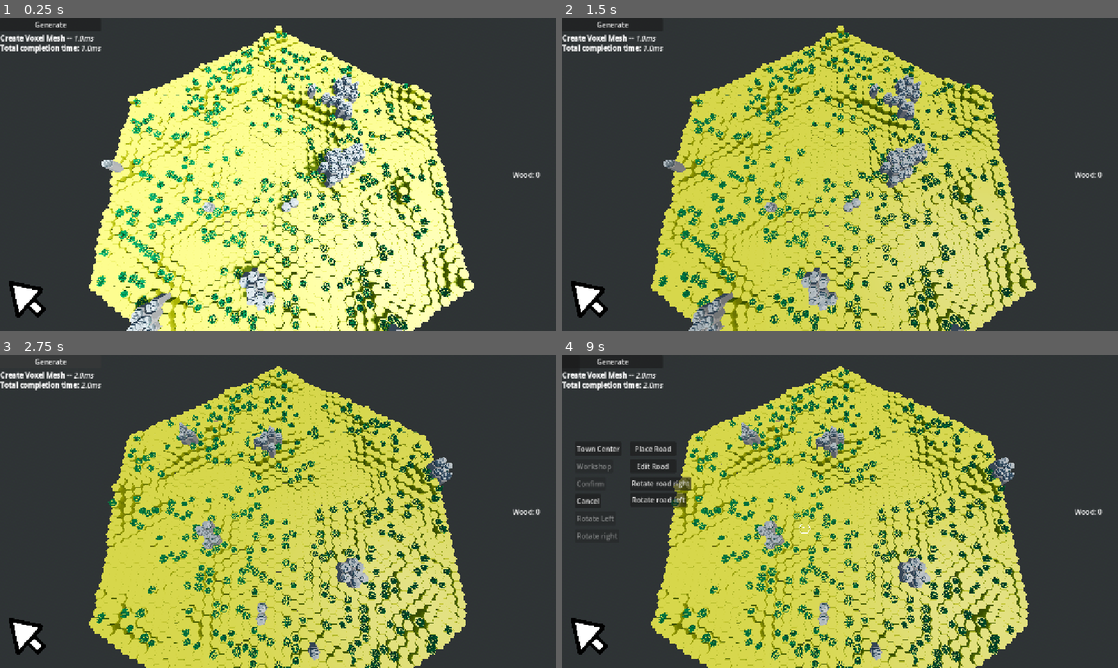
Above: before the commit, frames 1-4 (two rows, left to right).
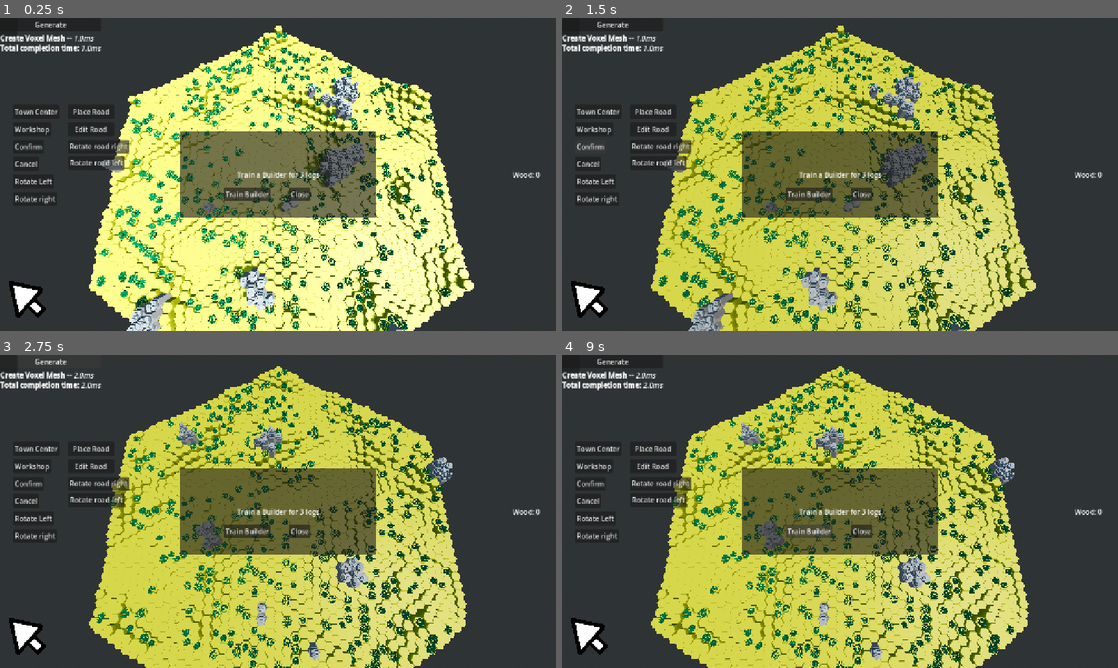
Above: after the commit, the same moments.

Repository: forzinkahd/HexaKingdomGameRepo
Game: Godot game, scene res://Scenes/GameScene.tscn
Same seed, same stepped clock (60 frames per second), same inputs: the game is played once before the commit and once after it.
Inputs (mouse positions are in pixels of both pictures, inside the frame that each line leads up to):
- Up to frame 1 (0.25 s): no input
- Up to frame 2 (1.5 s): click (589, 146) at 0.5 s, where only the run after the commit has a clickable "Confirm"; click (589, 146) at 1.25 s, where only the run after the commit has a clickable "Confirm"
- Up to frame 3 (2.75 s): click "Generate" at 2 s
- Up to frame 4 (9 s): click (600, 448) at 2.75 s, where only the run after the commit has a clickable "Town Center"; click (595, 467) at 3.5 s, where only the run after the commit has a clickable "Workshop"; click (595, 517) at 4.25 s, where only the run after the commit has a clickable "Rotate Left"; click (595, 536) at 5 s, where only the run after the commit has a clickable "Rotate right"; click (650, 448) at 5.75 s, where only the run after the commit has a clickable "Place Road"; click (650, 467) at 6.5 s, where only the run after the commit has a clickable "Edit Road"; click (662, 483) at 7.25 s, where only the run after the commit has a clickable "Rotate road right"; click (656, 498) at 8 s, where only the run after the commit has a clickable "Rotate road left"; click (806, 530) at 8.75 s, where only the run after the commit has a clickable "Train Builder"

The runs differ from the first frame. In frame 1, 10% of the frame differs, in the area x 0-68%, y 5-64%; in frame 2, 10%; in frame 3, 10%; in frame 4, 9.7%.
Error after the commit: Parse Error: Function "_rotate_ghost()" not found in base self. (res://scripts/interaction.gd:98)

Commit message:
progress on refactor
see chatty for next steps, delete old code, assign nodes and exports

Diff:
--- a/scripts/Global/overlay_system.gd
+++ b/scripts/Global/overlay_system.gd
@@ -1,5 +1,9 @@
 extends Node
 class_name OverlaySystem
+
+# =================================================
+# MIGHT BE REDUNDANT AFTER REFACTOR 25.02.26
+# =================================================
 
 func set_road(v: Voxel, on: bool) -> void:
 	if v == null:
--- /dev/null
+++ b/scripts/Tools/overlay_connectivity.gd
@@ -0,0 +1,31 @@
+extends Node
+class_name OverlayConnectivity
+
+# -------------------------------------------
+# COMPUTE ROAD/RIVER - MASK FROM NEIGHBORS
+# -------------------------------------------
+
+func recalc_road_around(center: Voxel) -> void:
+	if center == null:
+		return
+
+	_recalc_road(center)
+	var dirs := VoxelData.neighbor_dirs_for_col(center.grid_position_xz.x)
+	for i in range(6):
+		var n: Variant = WorldMap.surface_layer.get(center.grid_position_xz + dirs[i])
+		if n != null:
+			_recalc_road(n)
+
+
+func _recalc_road(v: Voxel) -> void:
+	if v.overlay != Voxel.Overlay.ROAD:
+		v.road_mask = 0
+		return
+
+	var mask := 0
+	var dirs := VoxelData.neighbor_dirs_for_col(v.grid_position_xz.x)
+	for i in range(6):
+		var n: Variant = WorldMap.surface_layer.get(v.grid_position_xz + dirs[i])
+		if n != null and n.overlay == Voxel.Overlay.ROAD:
+			mask |= (1 << i)
+	v.road_mask = mask
--- /dev/null
+++ b/scripts/Tools/placement_rules.gd
@@ -0,0 +1,26 @@
+extends Node
+class_name PlacementRules
+
+# -----------------------------------
+# CAN PLACE X ON THIS VOXEL? checks
+# -----------------------------------
+
+# After big refactor 25.02.26
+
+func can_place_road(v: Voxel) -> bool:
+	if v == null: return false
+	if v.buffer: return false
+	if v.has_building(): return false
+	if v.has_resource(): return false
+	if v.water: return false
+	if v.overlay == Voxel.Overlay.RIVER: return false
+	return true
+
+
+func can_place_building(v: Voxel) -> bool:
+	if v == null: return false
+	if not v.placeable: return false
+	if v.has_building(): return false
+	if v.has_resource(): return false
+	if v.occupier != null: return false
+	return true
--- /dev/null
+++ b/scripts/Tools/placement_system.gd
@@ -0,0 +1,45 @@
+extends Node
+class_name PlacementSystem
+
+# ------------------------------------
+# CHANGING VOXEL STATE, RECALCs (building, overlay, etc)
+# ------------------------------------
+
+@export var rules: PlacementRules
+@export var connectivity: OverlayConnectivity
+
+var vg: VoxelGenerator
+var chunk: Chunk
+
+
+func configure_runtime(_vg: VoxelGenerator, _chunk: Chunk) -> void:
+	vg = _vg
+	chunk = _chunk
+
+
+func set_road(v: Voxel, on: bool, variant_override: int = -1) -> bool:
+	if v == null: return false
+	v = WorldMap.surface_layer.get(v.grid_position_xz) if WorldMap.surface_layer.has(v.grid_position_xz) else v
+
+	if on:
+		if rules != null and not rules.can_place_road(v):
+			return false
+		v.overlay = Voxel.Overlay.ROAD
+		v.road_variant_override = variant_override
+	else:
+		if v.overlay == Voxel.Overlay.ROAD:
+			v.overlay = Voxel.Overlay.NONE
+			v.road_variant_override = -1
+
+	if connectivity != null:
+		connectivity.recalc_road_around(v)
+
+	_refresh_overlay_neighborhood(v)
+	return true
+
+
+func _refresh_overlay_neighborhood(center: Voxel) -> void:
+	if vg == null or chunk == null: return
+	vg.refresh_overlay_at(chunk, center)
+	for n in WorldMap.get_tile_neighbors_surface(center):
+		vg.refresh_overlay_at(chunk, n)
--- /dev/null
+++ b/scripts/Tools/preview_system.gd
@@ -0,0 +1,20 @@
+extends Node
+class_name PreviewSystem
+
+# ----------------------------------------
+# SHOWING/CLEARING PREVIEWS
+# ----------------------------------------
+
+var preview_by_xz := {} # Vector2i -> { "type": StringName, "variant": int, "yaw": float }
+
+
+func set_road_preview(xz: Vector2i, variant: int, yaw: float) -> void:
+	preview_by_xz[xz] = {"type": &"road", "variant": variant, "yaw": yaw}
+
+
+func clear_preview(xz: Vector2i) -> void:
+	preview_by_xz.erase(xz)
+
+
+func has_preview(xz: Vector2i) -> bool:
+	return preview_by_xz.has(xz)
--- a/scripts/Tools/road_tool.gd
+++ b/scripts/Tools/road_tool.gd
@@ -3,6 +3,8 @@
 
 @export_category("Dependencies")
 @export var camera: Camera3D
+@export var placement: PlacementSystem
+@export var preview: PreviewSystem
 @export var world_theme: WorldTheme
 
 # Assign these from world_gen.gd after generation
@@ -17,20 +19,85 @@
 var active: bool = false
 var anchor: Voxel = null          # current "front" tile
 var ghost_dir: int = 0            # 0..5 (we keep name for rotation)
-
-const PREVIEW_INDEX: int = 2     # "M" dead-end in road_variants
+var preview_variant_index: int = 2     # "M" dead-end in road_variants
+
 
 func configure_runtime(_vg: VoxelGenerator, _chunk: Chunk) -> void:
 	vg = _vg
 	chunk = _chunk
 
-func set_active(on: bool) -> void:
+
+func begin_from_voxel(v: Voxel) -> void:
+	var sv: Variant = WorldMap.surface_layer.get(v.grid_position_xz)
+	if sv == null: return
+	anchor = sv
+	active = true
+	ghost_dir = 0
+	_update_preview()
+
+
+func rotate_right() -> void:
+	ghost_dir = (ghost_dir + 1) % 6
+	_update_preview()
+
+
+func cycle_variant(delta: int) -> void:
+	var n := world_theme.road_variants.size()
+	if n <= 0: return
+	preview_variant_index = (preview_variant_index + delta) % n
+	if preview_variant_index < 0: preview_variant_index += n
+	_update_preview()
+
+
+func commit_current() -> void:
+	if not active or anchor == null: return
+	_clear_preview()
+	if placement != null:
+		placement.set_road(anchor, true, preview_variant_index)
+	active = false
+	anchor = null
+
+
+func cancel() -> void:
+	_clear_preview()
+	active = false
+	anchor = null
+
+
+func _update_preview() -> void:
+	if anchor == null or vg == null or chunk == null: return
+	var step := TAU / 6.0
+	var yaw := float(ghost_dir + 1) * step
+
+	# visual preview uses generator for now
+	var scene := world_theme.road_variants[preview_variant_index]
+	vg.preview_cap_at(chunk, anchor, scene)
+	vg.preview_cap_rotate(anchor.grid_position_xz, yaw)
+
+	# store preview state (optional)
+	if preview != null:
+		preview.set_road_preview(anchor.grid_position_xz, preview_variant_index, yaw)
+
+
+func _clear_preview() -> void:
+	if anchor == null or vg == null or chunk == null: return
+	vg.clear_preview_cap(chunk, anchor)
+	if preview != null:
+		preview.clear_preview(anchor.grid_position_xz)
+
+
+
+
+
+# Old stuff before refactor
+
+"""func set_active(on: bool) -> void:
 	active = on
 	if not active:
 		_clear_preview()
-		anchor = null
-
-func begin_from_voxel(v: Voxel) -> void:
+		anchor = null"""
+
+"""func begin_from_voxel(v: Voxel) -> void:
 	if v == null:
 		return
 
@@ -49,10 +116,10 @@
 	ghost_dir = 0
 
 	# Show preview using REAL road tile (index 12) without changing overlay state yet
-	_apply_preview_cap(anchor)
-
-
-func commit_current() -> void:
+	_apply_preview_cap(anchor)"""
+
+
+"""func commit_current() -> void:
 	# Commit the currently previewed tile as an actual road.
 	if not active:
 		return
@@ -87,10 +154,10 @@
 	_refresh_neighborhood(anchor)
 
 	# Optionally end placement mode after confirm
-	set_active(false)
-
-
-func _can_place_on(v: Voxel, is_start: bool = false) -> bool:
+	set_active(false)"""
+
+
+"""func _can_place_on(v: Voxel, is_start: bool = false) -> bool:
 	if v == null:
 		return false
 
@@ -104,9 +171,9 @@
 		push_warning("RoadTool: not GRASS-cap at %s (require_grass=true)" % [v.grid_position_xz])
 		return false
 
-	return true
-
-func _unhandled_input(event: InputEvent) -> void:
+	return true"""
+
+"""func _unhandled_input(event: InputEvent) -> void:
 	if not active:
 		return
 
@@ -118,15 +185,10 @@
 		return
 	if event.is_action_pressed("ui_cancel"):
 		set_active(false)
-		return
-
-	"""if event is InputEventMouseButton and event.pressed and event.button_index == MOUSE_BUTTON_LEFT:
-		var v := _pick_surface_voxel()
-		if v == null:
-			return
-		try_place_at(v)"""
-
-func rotate_left() -> void:
+		return"""
+
+
+"""func rotate_left() -> void:
 	ghost_dir = (ghost_dir + 5) % 6
 	# rotate preview cap if we have one
 	_apply_preview_rotation()
@@ -243,4 +305,4 @@
 	if vg == null or chunk == null or anchor == null:
 		return
 	# restore the normal terrain cap
-	vg.clear_preview_cap(chunk, anchor)
+	vg.clear_preview_cap(chunk, anchor)"""
--- /dev/null
+++ b/scripts/Tools/tool_controller.gd
@@ -0,0 +1,38 @@
+extends Node
+class_name ToolController
+
+# ----------------------------------------------------------------
+# MANAGE ACTIVE TOOL LIFECYCLE: BEGIN/ROTATE/CYCLE/COMMIT/CANCEL
+# ----------------------------------------------------------------
+
+var active_tool: Node = null
+
+
+func set_tool(t: Node) -> void:
+	if active_tool != null and active_tool.has_method("cancel"):
+		active_tool.cancel()
+	active_tool = t
+
+
+func commit() -> void:
+	if active_tool != null and active_tool.has_method("commit_current"):
+		active_tool.commit_current()
+
+
+func cancel() -> void:
+	if active_tool != null and active_tool.has_method("cancel"):
+		active_tool.cancel()
+	active_tool = null
+
+
+func rotate(delta: int) -> void:
+	if active_tool == null: return
+	if delta > 0 and active_tool.has_method("rotate_right"):
+		active_tool.rotate_right()
+	elif delta < 0 and active_tool.has_method("rotate_left"):
+		active_tool.rotate_left()
+
+
+func cycle(delta: int) -> void:
+	if active_tool != null and active_tool.has_method("cycle_variant"):
+		active_tool.cycle_variant(delta)
--- a/scripts/WorldGen/Voxel/voxel.gd
+++ b/scripts/WorldGen/Voxel/voxel.gd
@@ -90,6 +90,7 @@
 
 
 func can_place_road() -> bool:
+	push_warning("see placement_rules.gd")
 	if buffer: return false
 	if has_building(): return false
 	if has_resource(): return false
@@ -99,6 +100,7 @@
 
 
 func can_place_river() -> bool:
+	push_warning("see placement_rules.gd")
 	if has_building(): return false
 	if overlay == Overlay.ROAD: return false
 	return true
--- a/scripts/WorldGen/Voxel/voxel_generator.gd
+++ b/scripts/WorldGen/Voxel/voxel_generator.gd
@@ -795,7 +795,6 @@
 	if v == null:
 		return
 	_preview_keys[v.grid_position_xz] = true
-	v.road_preview = true
 	_replace_cap_at(chunk, v, new_scene)
 
 
@@ -814,7 +813,6 @@
 		return
 
 	_preview_keys.erase(key)
-	v.road_preview = false
 
 	# restore to normal terrain cap (based on voxel.type)
 	var scene := _top_scene_for_voxel_type(v.type)
--- a/scripts/interaction.gd
+++ b/scripts/interaction.gd
@@ -277,9 +277,7 @@
 
 	# IMPORTANT: always use canonical surface voxel (overlay lives here)
 	selected_voxel = _surface_voxel(hit_voxel)
-	print("xz=", selected_voxel.grid_position_xz,
-	" overlay=", int(selected_voxel.overlay),
-	" road_preview=", selected_voxel.road_preview)
+	#print("xz=", selected_voxel.grid_position_xz, " overlay=", int(selected_voxel.overlay), " road_preview=", selected_voxel.road_preview)
 
 	var cap_y := _voxel_cap_y(selected_voxel)
 	var cursor_pos := Vector3(selected_voxel.world_position.x, cap_y, selected_voxel.world_position.z)
@@ -564,7 +562,7 @@
 	rotate_right_button.disabled = false
 
 
-func _rotate_ghost(dir: int) -> void:
+"""func _rotate_ghost(dir: int) -> void:
 	if ghost == null:
 		return
 	ghost_yaw = wrapf(ghost_yaw + float(dir) * ROT_STEP, -PI, PI)
@@ -579,7 +577,7 @@
 	if dir > 0:
 		road_tool.rotate_right()
 	else:
-		road_tool.rotate_left()
+		road_tool.rotate_left()"""
 
 
 func _make_node_transparent(n: Node) -> void:
@@ -605,7 +603,7 @@
 
 func _on_cancel_pressed() -> void:
 	_cancel_ghost()
-	active_tool = build_tool.NONE
+	tool_controller.cancel()
 	_set_build_panel_visible(false)
 
 
@@ -618,7 +616,7 @@
 	road_tool.begin_from_voxel(selected_voxel)
 
 
-func _on_edit_road_pressed() -> void:
+"""func _on_edit_road_pressed() -> void:
 	if road_tool == null:
 		return
 	if selected_voxel == null:
@@ -633,10 +631,17 @@
 		#push_warning("not in overlay")
 		#return
 
-	push_warning("this is a road tile")
+	push_warning("this is a road tile")"""
 
 
 func _on_confirm_pressed() -> void:
+
+	if ghost != null:
+		_commit_building()
+		return
+	tool_controller.commit()
+
+	# OLD STUFF
 	if ghost == null or ghost_voxel == null:
 		return
 	if building_placer == null:
Not shown, added: scripts/Tools/overlay_connectivity.gd.uid
Not shown, added: scripts/Tools/placement_rules.gd.uid
Not shown, added: scripts/Tools/placement_system.gd.uid
Not shown, added: scripts/Tools/preview_system.gd.uid
Not shown, added: scripts/Tools/tool_controller.gd.uid
